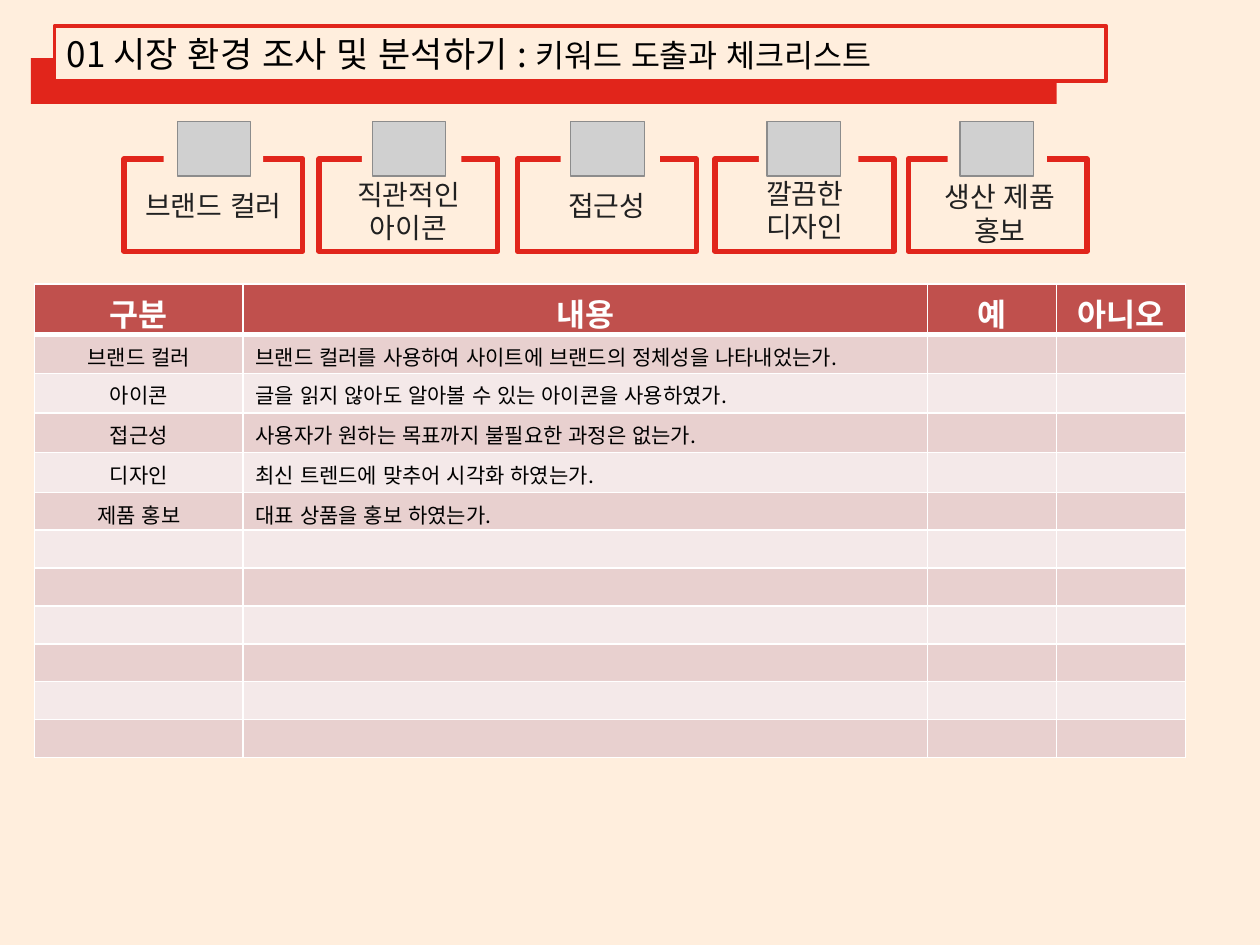
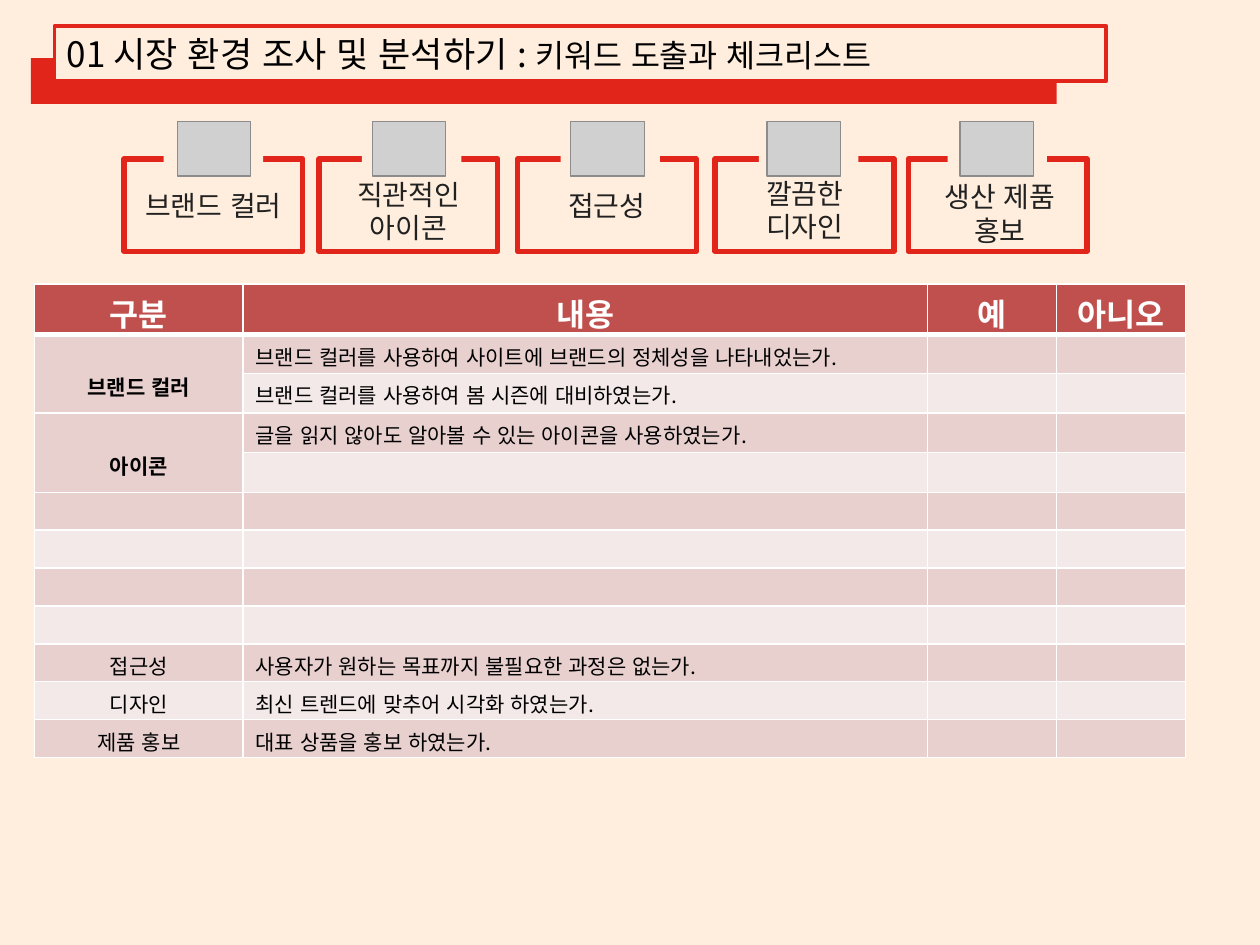
Before and after one commit to LEEGYUNGRIM/report01, a slide deck: slide 9 of 디자인설계 및 조사분석.pptx. Drawn at 1260x945 pixels with LibreOffice and Linux fonts; fonts in the diff are those of the drawing; grey boxes stand for pictures. Boxes give left, top, right and bottom in pixels: in the first picture for what was removed or moved away, otherwise in the second. Text is boxed around its words. In the diff, an @@ line names an element or a change of style, - is before the commit and + after.

```diff
--- a/디자인설계 및 조사분석.pptx
+++ b/디자인설계 및 조사분석.pptx
@@ table at [35, 284, 1184, 756] @@
-row 3: 아이콘 | 글을 읽지 않아도 알아볼 수 있는 아이콘을 사용하였가. |  | 
-row 4: 접근성 | 사용자가 원하는 목표까지 불필요한 과정은 없는가. |  | 
-row 5: 디자인 | 최신 트렌드에 맞추어 시각화 하였는가. |  | 
-row 6: 제품 홍보 | 대표 상품을 홍보 하였는가. |  | 
+row 3:  | 브랜드 컬러를 사용하여 봄 시즌에 대비하였는가. |  | 
+row 4: 아이콘 | 글을 읽지 않아도 알아볼 수 있는 아이콘을 사용하였는가. |  | 
-row 12:  |  |  | 
+row 10: 접근성 | 사용자가 원하는 목표까지 불필요한 과정은 없는가. |  | 
+row 11: 디자인 | 최신 트렌드에 맞추어 시각화 하였는가. |  | 
+row 12: 제품 홍보 | 대표 상품을 홍보 하였는가. |  | 
@@ bold on in "브랜드 컬러" @@
```
